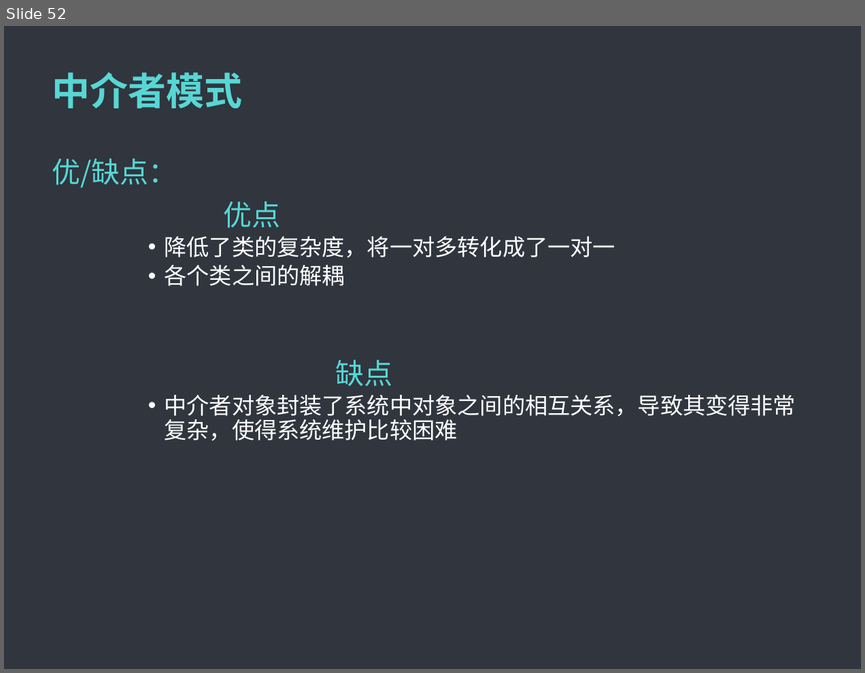
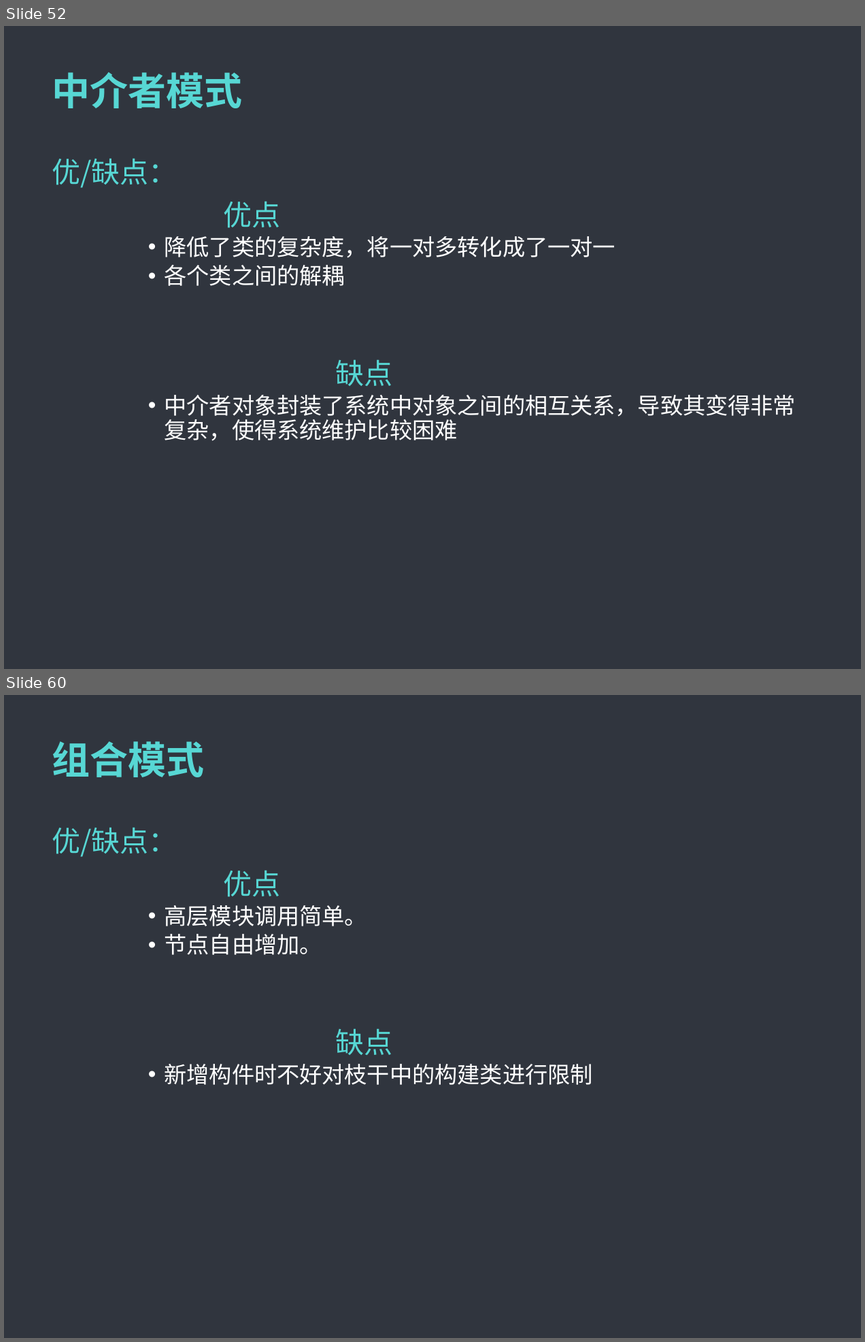
Before and after one commit to MintLy/JavaDesignMode, a slide deck: DesignMode.ppt. Shown one above the other, each under a label of ours: slide 52 before the commit, slides 52 and 60 after it; the slides between them are not shown. The pictures are 865x673 and 865x1342 pixels, drawn with LibreOffice and Linux fonts; fonts in the diff are those of the drawing; background and template pictures are left out. Boxes give left, top, right and bottom in pixels: in the first picture for what was removed or moved away, otherwise in the second. Text is boxed around its words. In the diff, an @@ line names an element or a change of style, - is before the commit and + after.

```diff
--- a/DesignMode.ppt
+++ b/DesignMode.ppt
@@ slide 60 added at <box>4,695,861,1338</box>, background #5F5F5F; not listed: 1 template element that a slide beside it also shows @@
@@ title added at <box>52,741,204,777</box>, 32 pt, text #57D7D4, bold @@
+组合模式
@@ text added at <box>52,827,593,1085</box>, 19 pt, text #FFFFFF @@
+优/缺点：
+优点
+      • 高层模块调用简单。
+      • 节点自由增加。
+缺点
+      • 新增构件时不好对枝干中的构建类进行限制
```
Also in this commit, not shown: 28 other slides added, 26 other files.
